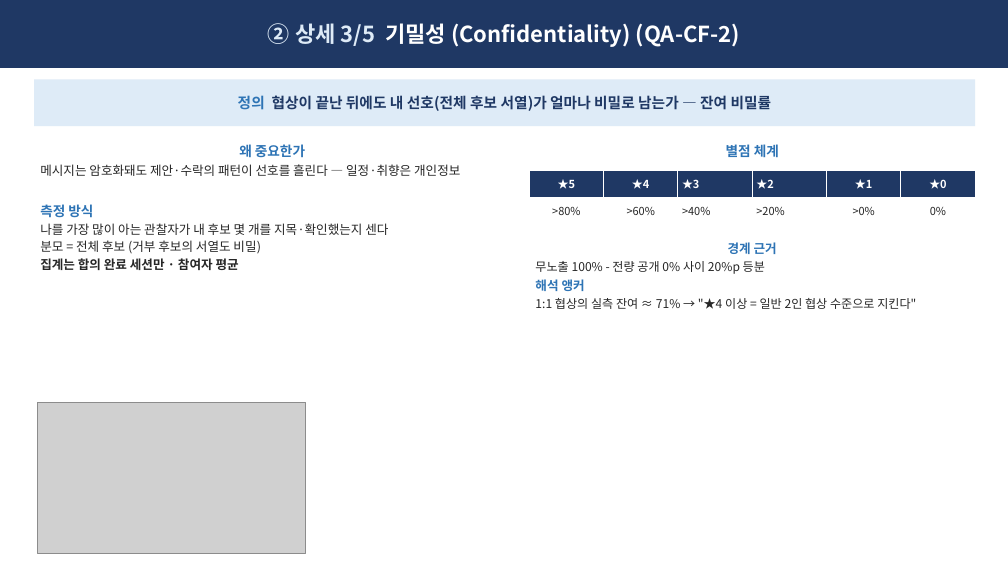
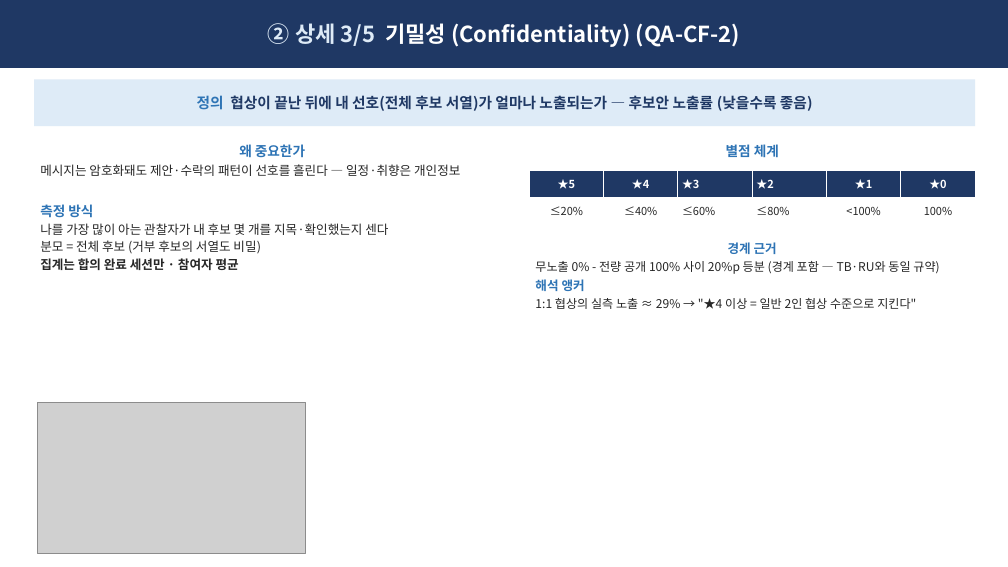
Before and after one commit to Sunwoo-Nam/architect-teamproject, a slide deck: slide 5 of docs/changbae/65-QA-종합-임원보고.pptx. Drawn at 1008x567 pixels with LibreOffice and Linux fonts; fonts in the diff are those of the drawing; grey boxes stand for pictures. Boxes give left, top, right and bottom in pixels: in the first picture for what was removed or moved away, otherwise in the second. Text is boxed around its words. In the diff, an @@ line names an element or a change of style, - is before the commit and + after.

```diff
--- a/docs/changbae/65-QA-종합-임원보고.pptx
+++ b/docs/changbae/65-QA-종합-임원보고.pptx
@@ text in rectangle at box(197, 95, 813, 111): text changed @@
-정의 협상이 끝난 뒤에도 내 선호(전체 후보 서열)가 얼마나 비밀로 남는가 — 잔여 비밀률
+정의 협상이 끝난 뒤에 내 선호(전체 후보 서열)가 얼마나 노출되는가 — 후보안 노출률 (낮을수록 좋음)
@@ table at box(529, 170, 974, 225) @@
-row 2: >80% | >60% | >40% | >20% | >0% | 0%
+row 2: ≤20% | ≤40% | ≤60% | ≤80% | <100% | 100%
@@ text at box(535, 261, 939, 274): text changed @@
-무노출 100% - 전량 공개 0% 사이 20%p 등분
+무노출 0% - 전량 공개 100% 사이 20%p 등분 (경계 포함 — TB·RU와 동일 규약)
@@ text at box(535, 298, 916, 309): text changed @@
-1:1 협상의 실측 잔여 ≈ 71% → "★4 이상 = 일반 2인 협상 수준으로 지킨다"
+1:1 협상의 실측 노출 ≈ 29% → "★4 이상 = 일반 2인 협상 수준으로 지킨다"
```
Also in this commit, not shown: 4 other slides changed, 25 other files.
